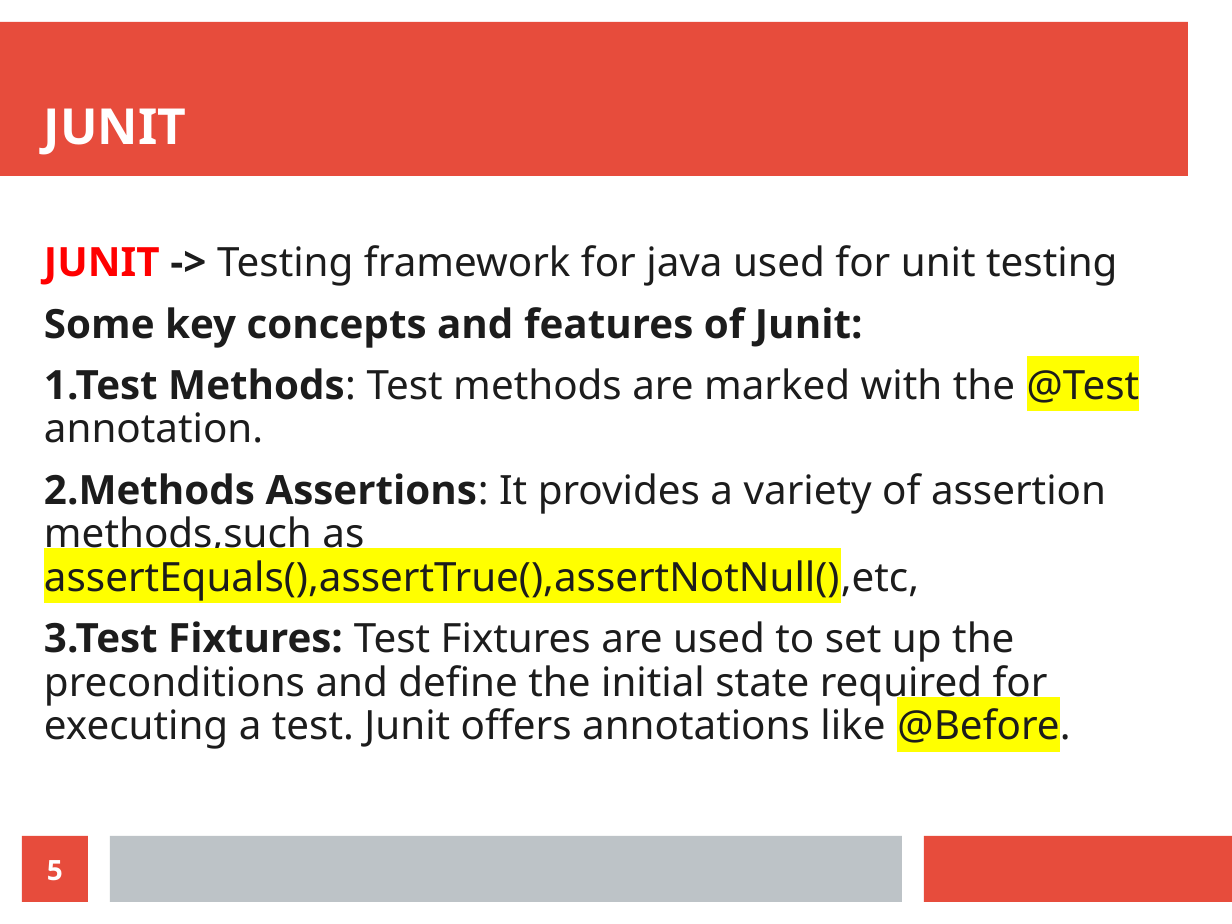
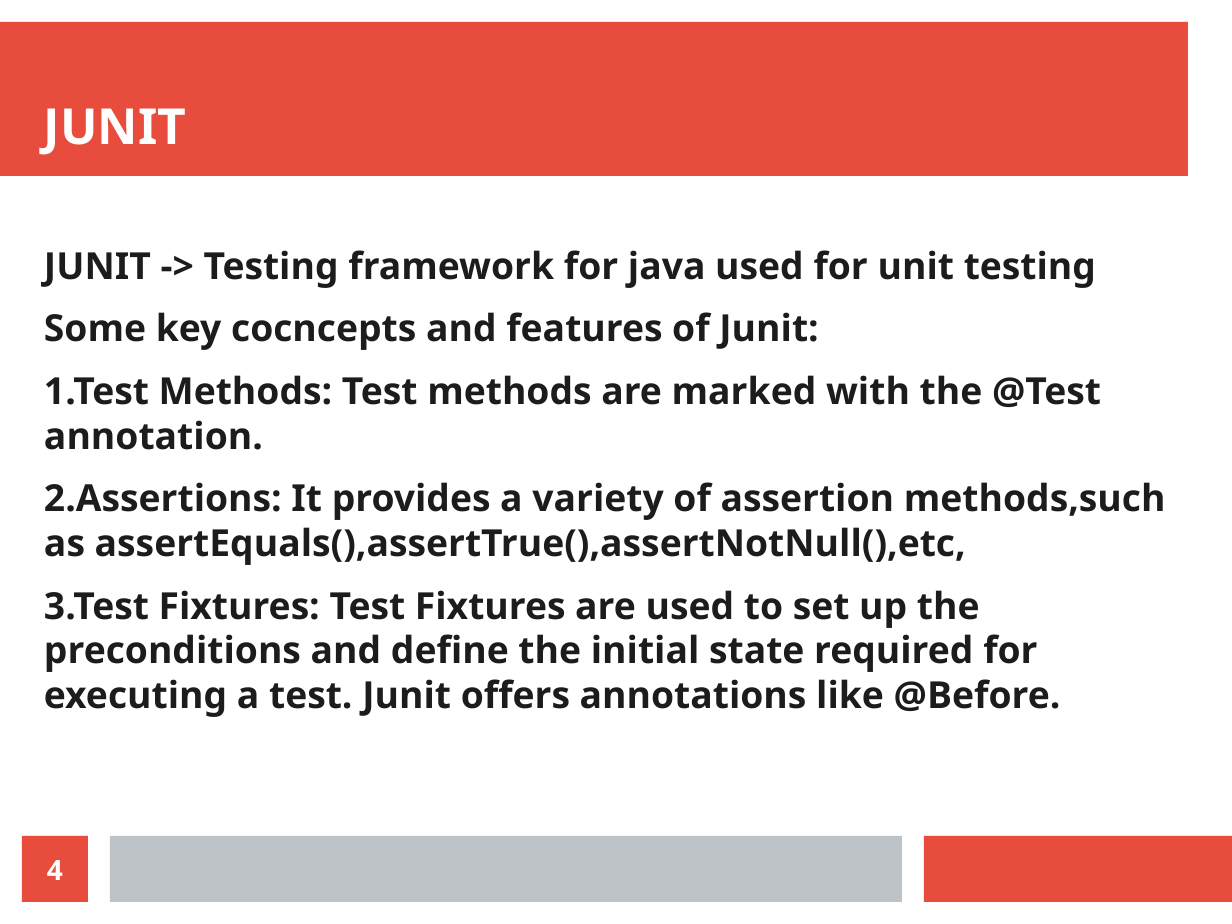
Before and after one commit to DineshArumug/Visteon_JUnit, a slide deck: slide 4 of Unit testing'.odp (slide 5 before the commit). Drawn at 1232x924 pixels with LibreOffice and Linux fonts; fonts in the diff are those of the drawing. Boxes give left, top, right and bottom in pixels: in the first picture for what was removed or moved away, otherwise in the second. Text is boxed around its words. In the diff, an @@ line names an element or a change of style, - is before the commit and + after.

```diff
--- a/Unit testing'.odp
+++ b/Unit testing'.odp
@@ text at [44, 250, 1101, 717]: size 26 to 24.1 pt in "JUNIT -> Testing framework for java used ...", "1.Test Methods: Test methods are marked with ...", "3.Test Fixtures: Test Fixtures are used to ..."; text colour #FF0000 to #1C1C1C in "JUNIT"; bold on in "Testing framework for java used for unit ...", "Methods: Test methods are marked with the ...", "Test Fixtures are used to set up ..."; highlight #FFFF00 to none in "@Test", "@Before."; line spacing 0.9 to 1 @@
@@ text at [44, 312, 818, 350]: text changed; size 26 to 24.1 pt @@
-Some key concepts and features of Junit:
+Some key cocncepts and features of Junit:
@@ text at [44, 482, 1166, 565]: text changed; size 26 to 24.1 pt; bold on @@
-2.Methods Assertions: It provides a variety of assertion methods,such as assertEquals(),assertTrue(),assertNotNull(),etc,
+2.Assertions: It provides a variety of assertion methods,such as assertEquals(),assertTrue(),assertNotNull(),etc,
@@ page number at [47, 860, 63, 880]: text changed @@
-5
+4
```
Also in this commit, not shown: 11 other slides changed, 1 slide removed, 2 other files.
